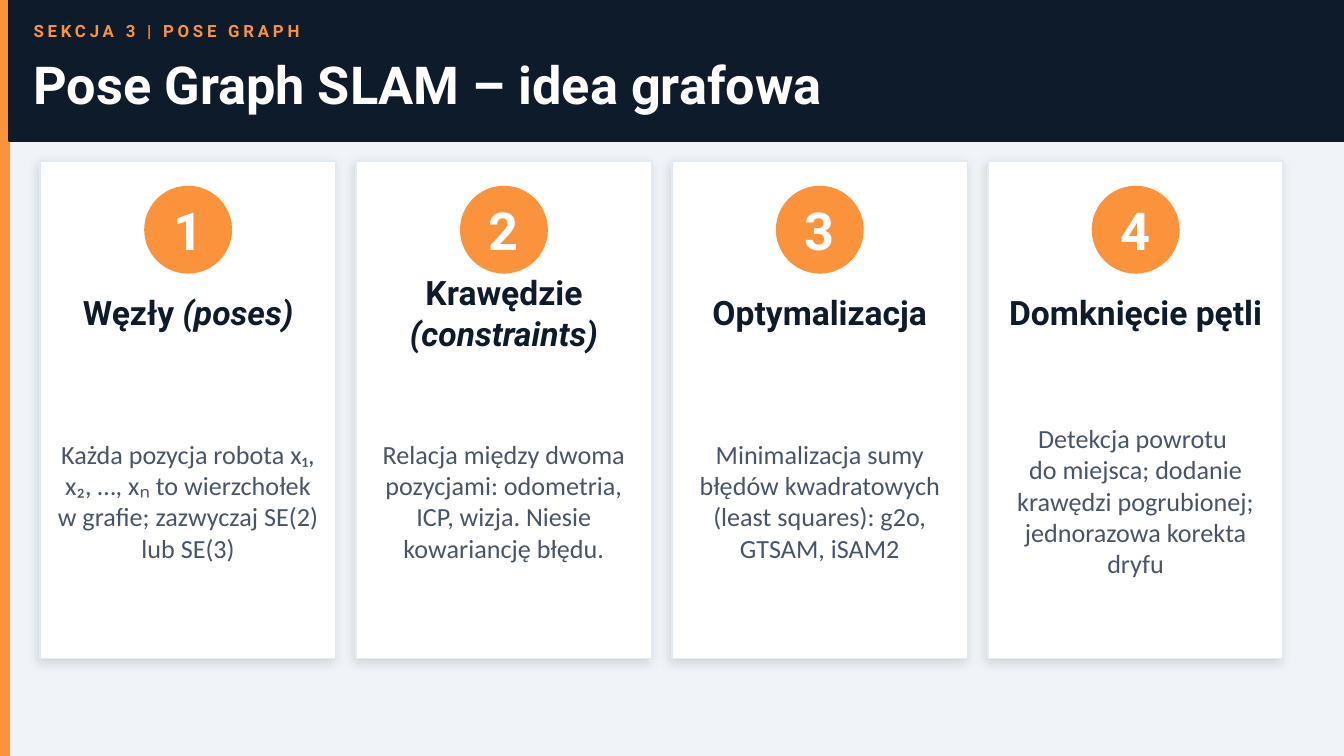
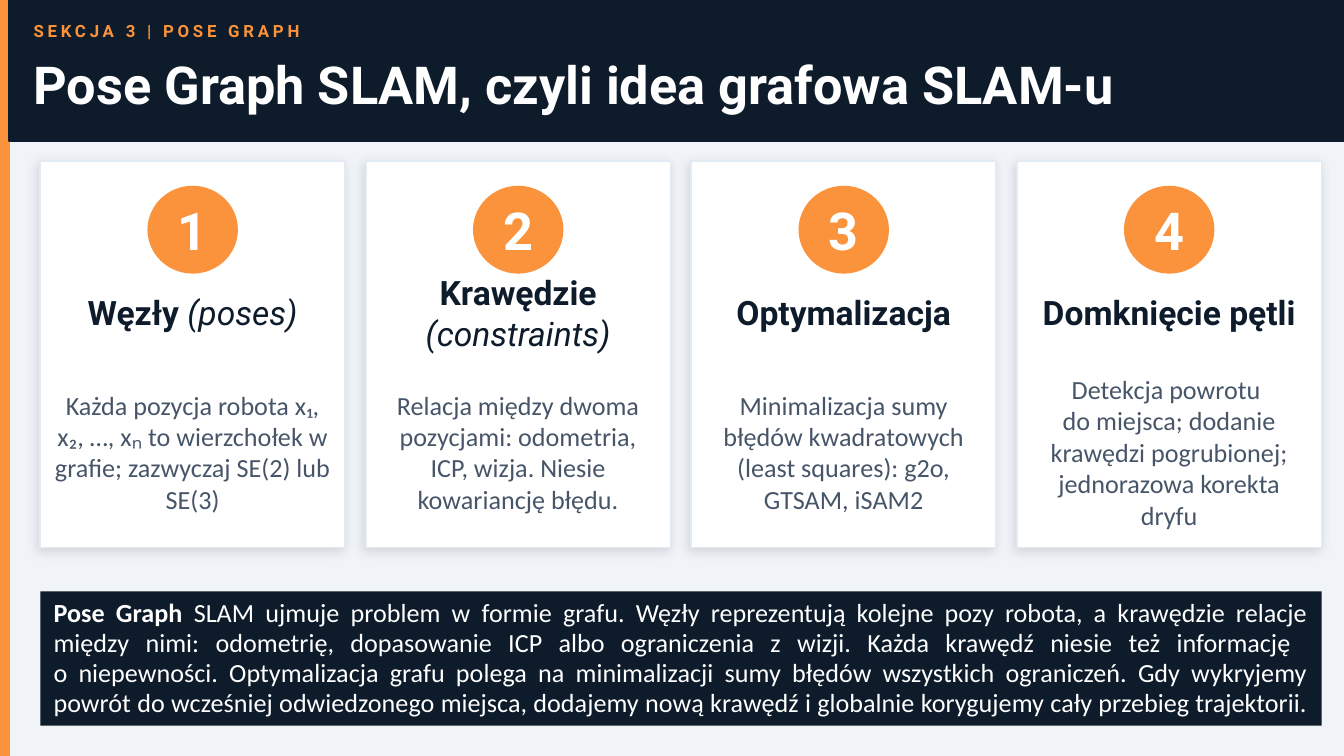
Before and after one commit to MatPomGit/MobileHub, a slide deck: slide 27 of zajecia/robo/robo_w2.pptx. Drawn at 1344x756 pixels with LibreOffice and Linux fonts; fonts in the diff are those of the drawing. Boxes give left, top, right and bottom in pixels: in the first picture for what was removed or moved away, otherwise in the second. Text is boxed around its words. In the diff, an @@ line names an element or a change of style, - is before the commit and + after.

```diff
--- a/zajecia/robo/robo_w2.pptx
+++ b/zajecia/robo/robo_w2.pptx
@@ text at bbox=[34, 64, 1113, 115]: text changed @@
-Pose Graph SLAM – idea grafowa
+Pose Graph SLAM, czyli idea grafowa SLAM-u
@@ rectangle: place and size @@
-rectangle at bbox=[40, 161, 336, 659]
+rectangle at bbox=[40, 161, 345, 547]
@@ rectangle: place and size @@
-rectangle at bbox=[356, 161, 652, 659]
+rectangle at bbox=[366, 161, 671, 547]
@@ rectangle: place and size @@
-rectangle at bbox=[672, 161, 968, 659]
+rectangle at bbox=[691, 161, 996, 547]
@@ rectangle: place and size @@
-rectangle at bbox=[988, 161, 1284, 659]
+rectangle at bbox=[1017, 161, 1322, 547]
@@ text "1": place and size @@
-text "1" at bbox=[173, 213, 203, 250]
+text "1" at bbox=[178, 213, 208, 250]
@@ ellipse: place and size @@
-ellipse at bbox=[145, 187, 231, 273]
+ellipse at bbox=[148, 187, 237, 273]
@@ text "2": place and size @@
-text "2" at bbox=[489, 212, 519, 250]
+text "2" at bbox=[503, 212, 533, 250]
@@ ellipse: place and size @@
-ellipse at bbox=[461, 187, 547, 273]
+ellipse at bbox=[474, 187, 563, 273]
@@ text "3": place and size @@
-text "3" at bbox=[805, 212, 835, 251]
+text "3" at bbox=[829, 212, 859, 251]
@@ ellipse: place and size @@
-ellipse at bbox=[777, 187, 863, 273]
+ellipse at bbox=[800, 187, 888, 273]
@@ text "4": place and size @@
-text "4" at bbox=[1121, 213, 1151, 250]
+text "4" at bbox=[1154, 213, 1184, 250]
@@ ellipse: place and size @@
-ellipse at bbox=[1093, 187, 1179, 273]
+ellipse at bbox=[1125, 187, 1214, 273]
@@ text "Węzły (poses)" at bbox=[88, 298, 297, 333]: bold off in "(poses)" @@
@@ text "Krawędzie (constraints)": place and size @@
-text "Krawędzie (constraints)" at bbox=[410, 279, 598, 354]
+text "Krawędzie (constraints)" at bbox=[426, 279, 611, 354]
@@ text "Krawędzie (constraints)" at bbox=[426, 279, 611, 354]: bold off in "(constraints)" @@
@@ text "Optymalizacja": place and size @@
-text "Optymalizacja" at bbox=[712, 299, 927, 332]
+text "Optymalizacja" at bbox=[736, 299, 951, 332]
@@ text "Domknięcie pętli": place and size @@
-text "Domknięcie pętli" at bbox=[1009, 299, 1262, 332]
+text "Domknięcie pętli" at bbox=[1043, 299, 1295, 332]
@@ text "Każda pozycja robota x₁, x₂, ..." rewrapped from bbox=[58, 446, 318, 562] to bbox=[55, 397, 329, 513] @@
@@ text "Relacja między dwoma pozycjami: odometria, ...": place and size @@
-text "Relacja między dwoma pozycjami: odometria, ..." at bbox=[383, 446, 624, 563]
+text "Relacja między dwoma pozycjami: odometria, ..." at bbox=[397, 397, 639, 514]
@@ text "Minimalizacja sumy błędów kwadratowych (least ...": place and size @@
-text "Minimalizacja sumy błędów kwadratowych (least ..." at bbox=[700, 446, 940, 561]
+text "Minimalizacja sumy błędów kwadratowych (least ..." at bbox=[723, 397, 964, 512]
@@ text "Detekcja powrotu do miejsca; dodanie ...": place and size @@
-text "Detekcja powrotu do miejsca; dodanie ..." at bbox=[1017, 430, 1254, 577]
+text "Detekcja powrotu do miejsca; dodanie ..." at bbox=[1051, 381, 1287, 529]
@@ rectangle added at bbox=[40, 591, 1321, 726], fill #0D1B2A, 14 pt, text #FFFFFF @@
+Pose Graph SLAM ujmuje problem w formie grafu. Węzły reprezentują kolejne pozy robota, a krawędzie relacje między nimi: odometrię, dopasowanie ICP albo ograniczenia z wizji. Każda krawędź niesie też informację
+o niepewności. Optymalizacja grafu polega na minimalizacji sumy błędów wszystkich ograniczeń. Gdy wykryjemy powrót do wcześniej odwiedzonego miejsca, dodajemy nową krawędź i globalnie korygujemy cały przebieg trajektorii.
```
Also in this commit, not shown: 30 other slides changed, 9 other files.
